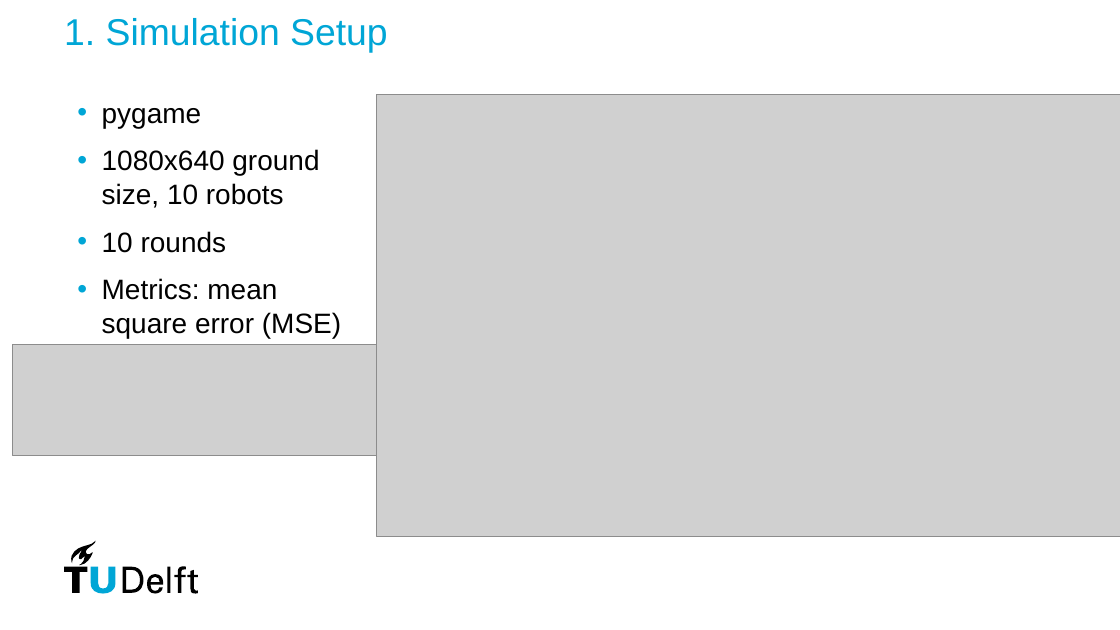
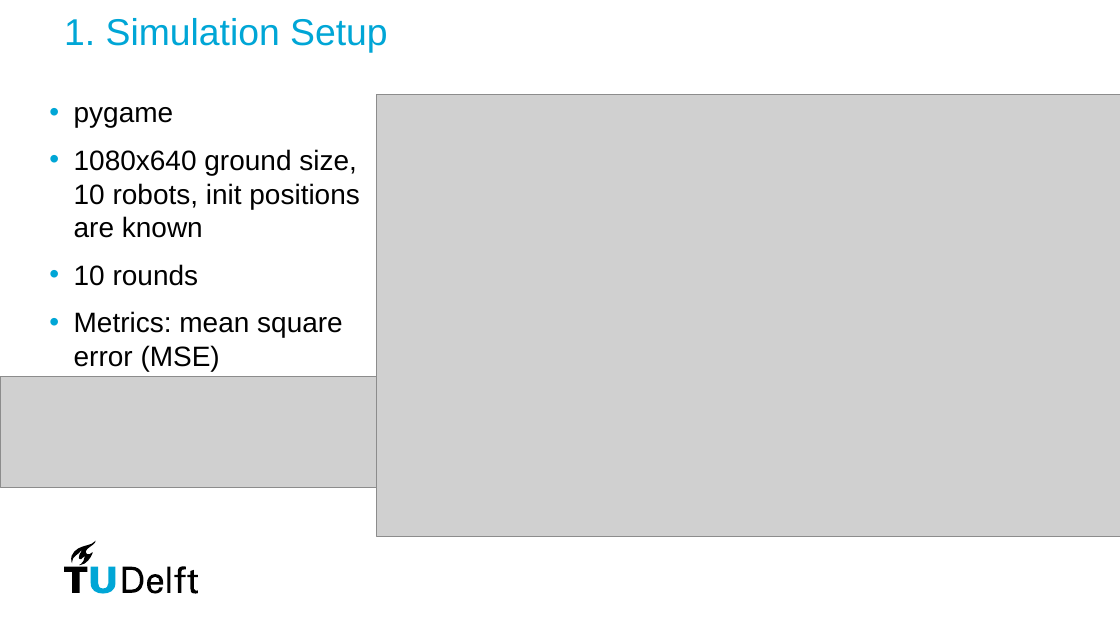
Before and after one commit to kemosabe564/simulation, a slide deck: slide 19 of paperwork/ppt/Ting_midterm.pptx. Drawn at 1120x630 pixels with LibreOffice and Linux fonts; fonts in the diff are those of the drawing; grey boxes stand for pictures. Boxes give left, top, right and bottom in pixels: in the first picture for what was removed or moved away, otherwise in the second. Text is boxed around its words. In the diff, an @@ line names an element or a change of style, - is before the commit and + after.

```diff
--- a/paperwork/ppt/Ting_midterm.pptx
+++ b/paperwork/ppt/Ting_midterm.pptx
@@ text "pygame" moved from (x1=102, y1=108, x2=341, y2=338) to (x1=74, y1=107, x2=359, y2=371) @@
@@ text at (x1=74, y1=149, x2=359, y2=238): text changed @@
-• 1080x640 ground size, 10 robots
+• 1080x640 ground size, 10 robots, init positions are known
@@ picture moved from (x1=13, y1=344, x2=434, y2=456) to (x1=0, y1=376, x2=421, y2=488) @@
```
Also in this commit, not shown: 1 other slide changed, 38 other files.
